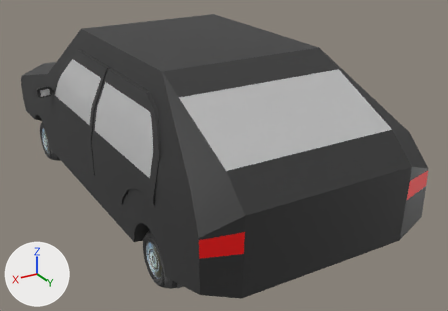
Two versions of the FBX model HES/Assets/Models/MC car.fbx, one commit apart.
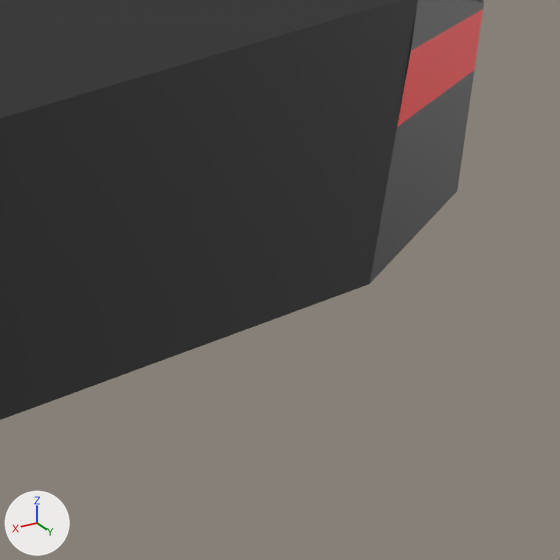
Old and new are each drawn whole from a 50 mm camera at (0.1482, 0.2942, 0.1639) aimed at (-0.0148, 0.0225, 0.0281) and again close up on the part from 68% to 100% of the width and 54% to 100% of the height. Arrows for +X, +Y and +Z are at lower left; the lights stay in place. Where no turn or scale is listed for an object, it has been applied to the vertices.

The first close-up shows 'car'.
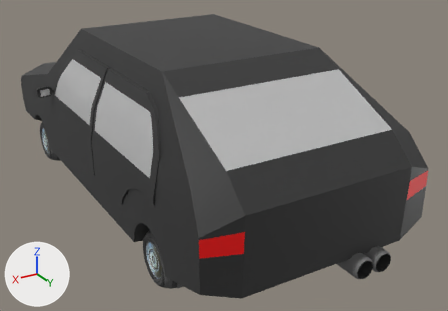
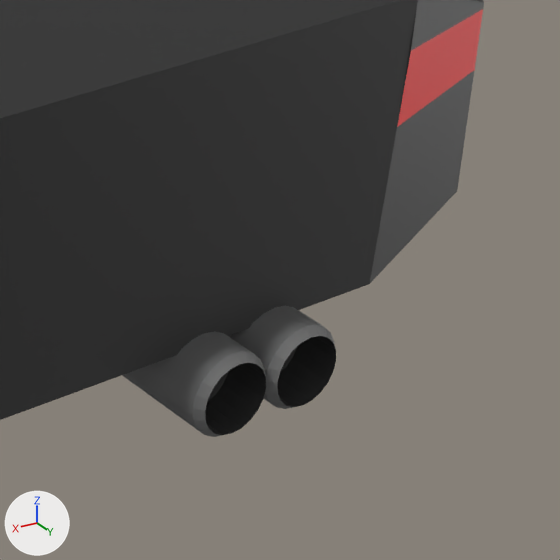
The change, as a list of edits to the scene's bpy script:
```text
Add mat_pasted__pasted__grey:
    mat_pasted__pasted__grey = principled_material('pasted__pasted__grey')
    mat_pasted__pasted__grey.base_color = (0.161, 0.161, 0.161)  # grey #707070
Add mat_pasted__pasted__black:
    mat_pasted__pasted__black = principled_material('pasted__pasted__black')
    mat_pasted__pasted__black.base_color = (0.0323, 0.0323, 0.0323)  # black #323232
Add me_mesh_006:
    me_mesh_006.from_pydata(...)  # 102 vertices, 120 faces; spans x 0.0..0.0103, y -0.0209..0.0209, z -0.0065..0.0065
    # faces by material slot: [80, 40]
    me_mesh_006.materials.append(mat_pasted__pasted__grey)  # grey #707070
    me_mesh_006.materials.append(mat_pasted__pasted__black)  # black #323232
Add ob_exhaust1:
    ob_exhaust1 = bpy.data.objects.new('exhaust1', me_mesh_006)
    ob_exhaust1.location = (-0.0315, 0.1145, 0.0186)
Add ob_exhaust:
    ob_exhaust = bpy.data.objects.new('exhaust', me_mesh_006.copy())
    ob_exhaust.location = (-0.0212, 0.1145, 0.0186)
```

Location of each change, (x1, y1, x2, y2) in pixels of the close-ups (560 x 560 px):
'exhaust', added (black): after (122, 331, 266, 437)
    faces in mat_pasted__pasted__grey (grey #707070): (122, 331, 266, 437)
    faces in mat_pasted__pasted__black (black #323232): (205, 363, 266, 435)
'exhaust1', added: after (229, 306, 336, 409)
    faces in mat_pasted__pasted__grey (grey #707070): (229, 306, 336, 409)
    faces in mat_pasted__pasted__black (black #323232): (277, 336, 336, 407)
